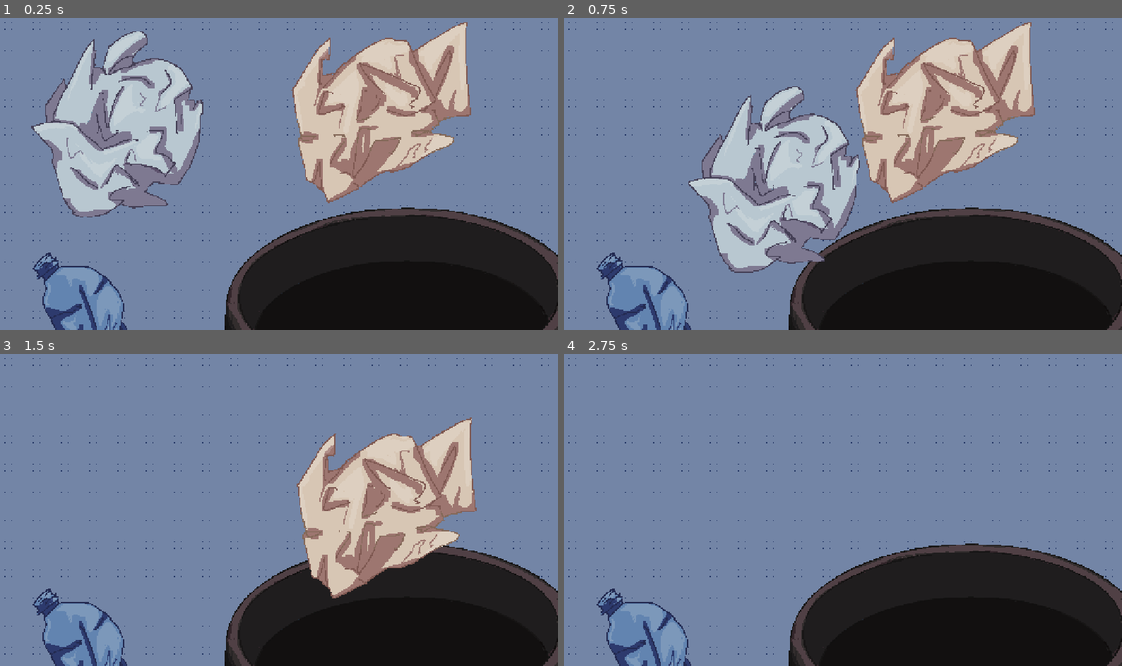
Above: before the commit, frames 1-4 (two rows, left to right).
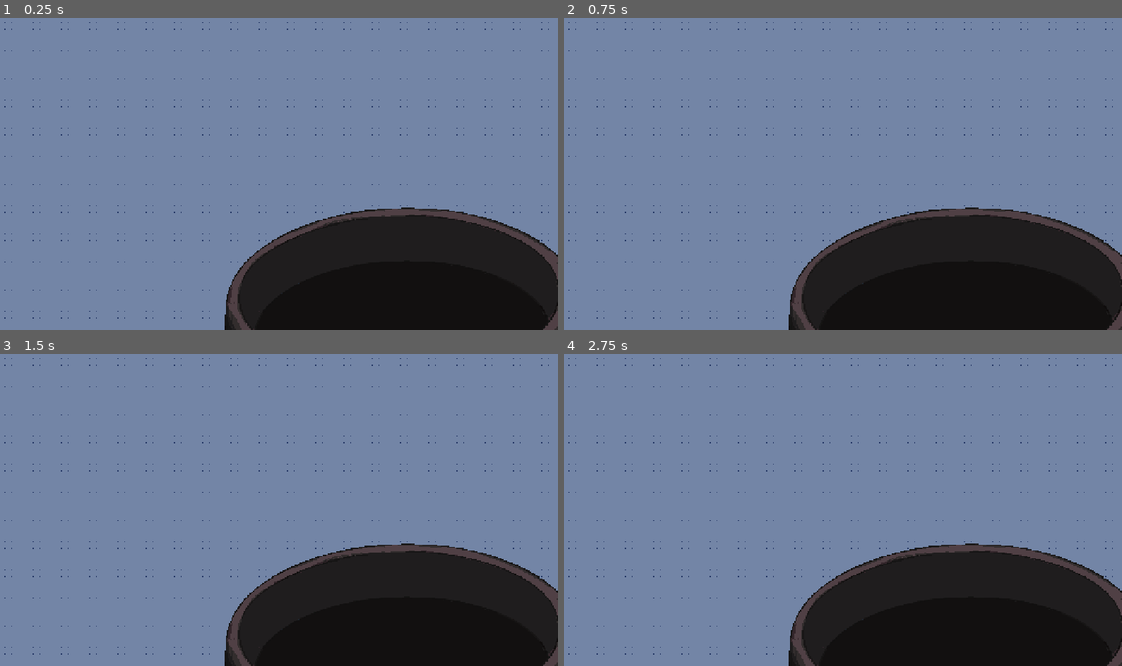
Above: after the commit, the same moments.

Repository: Kevinmru737/TouchingGrass
Game: Godot game, scene res://scenes/trash_minigame.tscn
Same seed, same stepped clock (60 frames per second), same inputs: the game is played once before the commit and once after it. This scene is started directly instead of the project's main scene.
Inputs (mouse positions are in pixels of both pictures, inside the frame that each line leads up to):
- Up to frame 1 (0.25 s): no input
- Up to frame 2 (0.75 s): tap Enter at 0.5 s; drag from (681, 124) to (960, 289) at 0.52 s
- Up to frame 3 (1.5 s): drag from (385, 447) to (396, 625) at 1.27 s
- Up to frame 4 (2.75 s): move the mouse to (893, 438) at 2.02 s; click (893, 438) at 2.1 s

The runs differ from the first frame. In frame 1, 21% of the frame differs, in the area x 5-85%, y 1-100%; in frame 2, 21%; in frame 3, 13%; in frame 4, 0.8%.

Commit message:
Bookshelf Minigame!

Diff:
--- /dev/null
+++ b/scenes/book_minigame.tscn
@@ -0,0 +1,376 @@
+[gd_scene format=3 uid="uid://bvuqs68hkajt0"]
+
+[ext_resource type="Script" uid="uid://d1r6krnwcf3kr" path="res://scripts/book_minigame.gd" id="1_etw1u"]
+[ext_resource type="Texture2D" uid="uid://b70linqjfx8hu" path="res://art/minigames/bookshelf/Bookshelf_Mini_game_2.png" id="1_hnm66"]
+[ext_resource type="Texture2D" uid="uid://cxircuggvrhgi" path="res://art/minigames/bookshelf/Books_Mini_game.png" id="3_8ccec"]
+[ext_resource type="Script" uid="uid://crlkq7t7fhhc" path="res://scripts/book_piece.gd" id="3_etw1u"]
+[ext_resource type="Texture2D" uid="uid://bhumexktpl84l" path="res://art/minigames/bookshelf/Books_Mini_game_3.png" id="4_3yg3x"]
+[ext_resource type="Script" uid="uid://4ecbxxy5j1x7" path="res://scripts/book_slot.gd" id="6_8ccec"]
+
+[sub_resource type="RectangleShape2D" id="RectangleShape2D_8ccec"]
+size = Vector2(38, 335)
+
+[sub_resource type="RectangleShape2D" id="RectangleShape2D_3yg3x"]
+size = Vector2(99, 271)
+
+[sub_resource type="RectangleShape2D" id="RectangleShape2D_yf2wr"]
+size = Vector2(54, 271)
+
+[sub_resource type="RectangleShape2D" id="RectangleShape2D_7ym7y"]
+size = Vector2(111, 473.5)
+
+[sub_resource type="RectangleShape2D" id="RectangleShape2D_stcna"]
+size = Vector2(603, 96)
+
+[sub_resource type="RectangleShape2D" id="RectangleShape2D_dukt2"]
+size = Vector2(62, 178)
+
+[sub_resource type="RectangleShape2D" id="RectangleShape2D_1okbr"]
+size = Vector2(61, 178)
+
+[sub_resource type="RectangleShape2D" id="RectangleShape2D_ov262"]
+size = Vector2(473, 176)
+
+[sub_resource type="RectangleShape2D" id="RectangleShape2D_bu2l8"]
+size = Vector2(767, 60)
+
+[sub_resource type="RectangleShape2D" id="RectangleShape2D_ee0ay"]
+size = Vector2(807, 134)
+
+[node name="BookMinigame" type="Node2D" unique_id=1428659787]
+script = ExtResource("1_etw1u")
+
+[node name="CanvasLayer" type="CanvasLayer" parent="." unique_id=1431295082]
+
+[node name="Control" type="Control" parent="CanvasLayer" unique_id=1881099003]
+layout_mode = 3
+anchors_preset = 0
+offset_right = 40.0
+offset_bottom = 40.0
+
+[node name="Panel" type="Panel" parent="CanvasLayer/Control" unique_id=2024093629]
+layout_mode = 1
+anchors_preset = 8
+anchor_left = 0.5
+anchor_top = 0.5
+anchor_right = 0.5
+anchor_bottom = 0.5
+offset_left = 600.0
+offset_top = 320.0
+offset_right = 640.0
+offset_bottom = 360.0
+grow_horizontal = 2
+grow_vertical = 2
+metadata/_edit_use_anchors_ = true
+
+[node name="Bookshelf" type="Area2D" parent="CanvasLayer/Control/Panel" unique_id=1089704583]
+position = Vector2(-2.0067139, 12.351227)
+scale = Vector2(0.66890424, 0.66890424)
+
+[node name="Sprite2D" type="Sprite2D" parent="CanvasLayer/Control/Panel/Bookshelf" unique_id=135437142]
+position = Vector2(328.99994, 10.487122)
+scale = Vector2(0.9710531, 0.997246)
+texture = ExtResource("1_hnm66")
+region_enabled = true
+region_rect = Rect2(648, 0, 1153, 1080)
+
+[node name="Book1" type="Area2D" parent="CanvasLayer/Control/Panel" unique_id=749841833]
+position = Vector2(-558.00006, -177.99998)
+scale = Vector2(0.66890424, 0.66890424)
+script = ExtResource("3_etw1u")
+correct_slot = NodePath("../Slot1")
+
+[node name="isometric" type="Sprite2D" parent="CanvasLayer/Control/Panel/Book1" unique_id=2034910535]
+position = Vector2(9.0539455e-05, -2.2053719e-05)
+scale = Vector2(1.0810511, 0.96738815)
+texture = ExtResource("3_8ccec")
+region_enabled = true
+region_rect = Rect2(61, 28, 29, 341)
+
+[node name="CollisionShape2D" type="CollisionShape2D" parent="CanvasLayer/Control/Panel/Book1" unique_id=707940995]
+position = Vector2(9.280443e-05, 1.5676022e-05)
+shape = SubResource("RectangleShape2D_8ccec")
+
+[node name="Book2" type="Area2D" parent="CanvasLayer/Control/Panel" unique_id=247438064]
+position = Vector2(-460.00003, -96.00002)
+scale = Vector2(0.66890424, 0.66890424)
+script = ExtResource("3_etw1u")
+correct_slot = NodePath("../Slot2")
+
+[node name="this_is_fine" type="Sprite2D" parent="CanvasLayer/Control/Panel/Book2" unique_id=809730409]
+position = Vector2(4.172325e-05, -4.887581e-06)
+scale = Vector2(1.0119196, 0.93728215)
+texture = ExtResource("3_8ccec")
+region_enabled = true
+region_rect = Rect2(139, 29, 94, 287)
+
+[node name="CollisionShape2D" type="CollisionShape2D" parent="CanvasLayer/Control/Panel/Book2" unique_id=576666935]
+position = Vector2(4.1604042e-05, -1.2397766e-05)
+shape = SubResource("RectangleShape2D_3yg3x")
+
+[node name="Book3" type="Area2D" parent="CanvasLayer/Control/Panel" unique_id=1239162426]
+position = Vector2(-366.00003, 101.99999)
+scale = Vector2(0.66890424, 0.66890424)
+script = ExtResource("3_etw1u")
+correct_slot = NodePath("../Slot3")
+
+[node name="book_title" type="Sprite2D" parent="CanvasLayer/Control/Panel/Book3" unique_id=506016483]
+position = Vector2(3.415346e-05, 7.867813e-06)
+scale = Vector2(0.953475, 0.9605732)
+texture = ExtResource("3_8ccec")
+region_enabled = true
+region_rect = Rect2(277, 36, 55, 279)
+
+[node name="CollisionShape2D" type="CollisionShape2D" parent="CanvasLayer/Control/Panel/Book3" unique_id=1756977842]
+position = Vector2(3.3974648e-05, 7.1525574e-06)
+shape = SubResource("RectangleShape2D_yf2wr")
+
+[node name="Book4" type="Area2D" parent="CanvasLayer/Control/Panel" unique_id=1615801887]
+position = Vector2(-266.00003, -92)
+scale = Vector2(0.66890424, 0.66890424)
+script = ExtResource("3_etw1u")
+correct_slot = NodePath("../Slot4")
+
+[node name="how_to_get_a_job" type="Sprite2D" parent="CanvasLayer/Control/Panel/Book4" unique_id=1755019333]
+position = Vector2(4.4584274e-05, 7.390976e-06)
+scale = Vector2(0.82468706, 0.94646287)
+texture = ExtResource("3_8ccec")
+region_enabled = true
+region_rect = Rect2(481, 8, 130, 496)
+
+[node name="CollisionShape2D" type="CollisionShape2D" parent="CanvasLayer/Control/Panel/Book4" unique_id=1173155906]
+position = Vector2(2.9563904e-05, -1.335144e-05)
+shape = SubResource("RectangleShape2D_7ym7y")
+
+[node name="Book5" type="Area2D" parent="CanvasLayer/Control/Panel" unique_id=911798259]
+position = Vector2(226.99991, -283)
+scale = Vector2(0.66890424, 0.66890424)
+script = ExtResource("3_etw1u")
+correct_slot = NodePath("../Slot5")
+
+[node name="illusion" type="Sprite2D" parent="CanvasLayer/Control/Panel/Book5" unique_id=56380506]
+position = Vector2(4.529953e-05, 2.2768974e-05)
+scale = Vector2(0.98854333, 0.8872965)
+texture = ExtResource("3_8ccec")
+region_enabled = true
+region_rect = Rect2(21, 522, 611, 100)
+
+[node name="CollisionShape2D" type="CollisionShape2D" parent="CanvasLayer/Control/Panel/Book5" unique_id=1964404277]
+position = Vector2(3.886223e-05, 2.5987625e-05)
+shape = SubResource("RectangleShape2D_stcna")
+
+[node name="Book6" type="Area2D" parent="CanvasLayer/Control/Panel" unique_id=943511465]
+position = Vector2(481.9999, -255.99997)
+scale = Vector2(0.66890424, 0.66890424)
+script = ExtResource("3_etw1u")
+correct_slot = NodePath("../Slot6")
+
+[node name="vol_1" type="Sprite2D" parent="CanvasLayer/Control/Panel/Book6" unique_id=1209089986]
+position = Vector2(4.3153763e-05, -4.172325e-07)
+scale = Vector2(0.9604762, 1.0531852)
+texture = ExtResource("3_8ccec")
+region_enabled = true
+region_rect = Rect2(39, 668, 63, 169)
+
+[node name="CollisionShape2D" type="CollisionShape2D" parent="CanvasLayer/Control/Panel/Book6" unique_id=1144067600]
+position = Vector2(5.1021576e-05, -4.172325e-07)
+shape = SubResource("RectangleShape2D_dukt2")
+
+[node name="Book7" type="Area2D" parent="CanvasLayer/Control/Panel" unique_id=642417952]
+position = Vector2(-542.00006, 137)
+scale = Vector2(0.66890424, 0.66890424)
+script = ExtResource("3_etw1u")
+correct_slot = NodePath("../Slot7")
+
+[node name="vol_2" type="Sprite2D" parent="CanvasLayer/Control/Panel/Book7" unique_id=1509785659]
+position = Vector2(8.34465e-07, 4.208088e-05)
+scale = Vector2(0.9559057, 1.047059)
+texture = ExtResource("3_8ccec")
+region_enabled = true
+region_rect = Rect2(100, 667, 63, 170)
+
+[node name="CollisionShape2D" type="CollisionShape2D" parent="CanvasLayer/Control/Panel/Book7" unique_id=1135452957]
+position = Vector2(1.847744e-06, 4.1604042e-05)
+shape = SubResource("RectangleShape2D_1okbr")
+
+[node name="Book8" type="Area2D" parent="CanvasLayer/Control/Panel" unique_id=12852603]
+position = Vector2(-346.00003, 300)
+scale = Vector2(0.66890424, 0.66890424)
+script = ExtResource("3_etw1u")
+correct_slot = NodePath("../Slot8")
+
+[node name="how_to_beat_a_game" type="Sprite2D" parent="CanvasLayer/Control/Panel/Book8" unique_id=51186788]
+position = Vector2(3.6597252e-05, -2.2411346e-05)
+scale = Vector2(1.0136708, 1.0545455)
+texture = ExtResource("3_8ccec")
+region_enabled = true
+region_rect = Rect2(54, 881, 463, 165)
+
+[node name="CollisionShape2D" type="CollisionShape2D" parent="CanvasLayer/Control/Panel/Book8" unique_id=328452987]
+position = Vector2(5.567074e-05, 3.7670135e-05)
+shape = SubResource("RectangleShape2D_ov262")
+
+[node name="Book9" type="Area2D" parent="CanvasLayer/Control/Panel" unique_id=365212001]
+position = Vector2(171.00003, -215.00002)
+scale = Vector2(0.66890424, 0.66890424)
+script = ExtResource("3_etw1u")
+correct_slot = NodePath("../Slot9")
+
+[node name="have_you_had" type="Sprite2D" parent="CanvasLayer/Control/Panel/Book9" unique_id=1304813747]
+position = Vector2(2.4080276e-05, 4.553795e-05)
+scale = Vector2(0.9908617, 0.94736814)
+texture = ExtResource("3_8ccec")
+region_enabled = true
+region_rect = Rect2(761, 905, 766, 57)
+
+[node name="CollisionShape2D" type="CollisionShape2D" parent="CanvasLayer/Control/Panel/Book9" unique_id=298017129]
+position = Vector2(4.6491623e-05, 4.5120716e-05)
+shape = SubResource("RectangleShape2D_bu2l8")
+
+[node name="Book10" type="Area2D" parent="CanvasLayer/Control/Panel" unique_id=1053583476]
+position = Vector2(220.00003, 314)
+scale = Vector2(0.66890424, 0.66890424)
+script = ExtResource("3_etw1u")
+correct_slot = NodePath("../Slot10")
+
+[node name="reading_for_dummies" type="Sprite2D" parent="CanvasLayer/Control/Panel/Book10" unique_id=39392653]
+position = Vector2(6.771088e-05, 3.528595e-05)
+scale = Vector2(0.9791667, 0.94814795)
+texture = ExtResource("4_3yg3x")
+region_enabled = true
+region_rect = Rect2(749, 97, 816, 135)
+
+[node name="CollisionShape2D" type="CollisionShape2D" parent="CanvasLayer/Control/Panel/Book10" unique_id=664696843]
+position = Vector2(5.1021576e-05, -2.6464462e-05)
+shape = SubResource("RectangleShape2D_ee0ay")
+
+[node name="Slot1" type="Area2D" parent="CanvasLayer/Control/Panel" unique_id=699524522]
+position = Vector2(439, -4)
+script = ExtResource("6_8ccec")
+slot_id = 1
+
+[node name="Slot1" type="CollisionShape2D" parent="CanvasLayer/Control/Panel/Slot1" unique_id=306876253]
+position = Vector2(3.0577183e-05, 0)
+scale = Vector2(0.66890424, 0.66890424)
+shape = SubResource("RectangleShape2D_8ccec")
+debug_color = Color(0.89411765, 0.24705882, 0.5254902, 0.41960785)
+
+[node name="Slot2" type="Area2D" parent="CanvasLayer/Control/Panel" unique_id=1292178403]
+position = Vector2(390, -26)
+script = ExtResource("6_8ccec")
+slot_id = 2
+
+[node name="Slot2" type="CollisionShape2D" parent="CanvasLayer/Control/Panel/Slot2" unique_id=1187662713]
+position = Vector2(9.1552734e-05, -1.9073486e-06)
+scale = Vector2(0.66890424, 0.66890424)
+shape = SubResource("RectangleShape2D_3yg3x")
+debug_color = Color(0.89411765, 0.24705882, 0.5254902, 0.41960785)
+
+[node name="Slot3" type="Area2D" parent="CanvasLayer/Control/Panel" unique_id=613661917]
+position = Vector2(337, -27)
+script = ExtResource("6_8ccec")
+slot_id = 3
+
+[node name="Slot3" type="CollisionShape2D" parent="CanvasLayer/Control/Panel/Slot3" unique_id=1662038311]
+position = Vector2(-0.99990845, 0.9999981)
+scale = Vector2(0.66890424, 0.66890424)
+shape = SubResource("RectangleShape2D_yf2wr")
+debug_color = Color(0.89411765, 0.24705882, 0.5254902, 0.41960785)
+
+[node name="Slot4" type="Area2D" parent="CanvasLayer/Control/Panel" unique_id=862168566]
+position = Vector2(492, 42)
+script = ExtResource("6_8ccec")
+slot_id = 4
+
+[node name="Slot4" type="CollisionShape2D" parent="CanvasLayer/Control/Panel/Slot4" unique_id=379811032]
+position = Vector2(-0.9999695, 3.8146973e-06)
+scale = Vector2(0.66890424, 0.66890424)
+shape = SubResource("RectangleShape2D_7ym7y")
+debug_color = Color(0.89411765, 0.24705882, 0.5254902, 0.41960785)
+
+[node name="Slot5" type="Area2D" parent="CanvasLayer/Control/Panel" unique_id=508709659]
+position = Vector2(113, 33)
+script = ExtResource("6_8ccec")
+slot_id = 5
+
+[node name="Slot5" type="CollisionShape2D" parent="CanvasLayer/Control/Panel/Slot5" unique_id=2014583503]
+position = Vector2(7.6293945e-06, 3.8146973e-06)
+scale = Vector2(0.66890424, 0.66890424)
+shape = SubResource("RectangleShape2D_stcna")
+debug_color = Color(0.89411765, 0.24705882, 0.5254902, 0.41960785)
+
+[node name="Slot6" type="Area2D" parent="CanvasLayer/Control/Panel" unique_id=297655968]
+position = Vector2(250, -64)
+script = ExtResource("6_8ccec")
+slot_id = 6
+
+[node name="Slot6" type="CollisionShape2D" parent="CanvasLayer/Control/Panel/Slot6" unique_id=605761366]
+position = Vector2(-0.99998474, 0.9999962)
+scale = Vector2(0.66890424, 0.66890424)
+shape = SubResource("RectangleShape2D_dukt2")
+debug_color = Color(0.89411765, 0.24705882, 0.5254902, 0.41960785)
+
+[node name="Slot7" type="Area2D" parent="CanvasLayer/Control/Panel" unique_id=2094877926]
+position = Vector2(293, -63)
+script = ExtResource("6_8ccec")
+slot_id = 7
+
+[node name="Slot7" type="CollisionShape2D" parent="CanvasLayer/Control/Panel/Slot7" unique_id=1686616968]
+position = Vector2(3.0517578e-05, -3.8146973e-06)
+scale = Vector2(0.66890424, 0.66890424)
+shape = SubResource("RectangleShape2D_1okbr")
+debug_color = Color(0.89411765, 0.24705882, 0.5254902, 0.41960785)
+
+[node name="Slot8" type="Area2D" parent="CanvasLayer/Control/Panel" unique_id=908230084]
+position = Vector2(69, -62)
+script = ExtResource("6_8ccec")
+slot_id = 8
+
+[node name="Slot8" type="CollisionShape2D" parent="CanvasLayer/Control/Panel/Slot8" unique_id=463399830]
+position = Vector2(-0.9999924, -3.8146973e-06)
+scale = Vector2(0.66890424, 0.66890424)
+shape = SubResource("RectangleShape2D_ov262")
+debug_color = Color(0.89411765, 0.24705882, 0.5254902, 0.41960785)
+
+[node name="Slot9" type="Area2D" parent="CanvasLayer/Control/Panel" unique_id=1294438673]
+position = Vector2(167, 87)
+script = ExtResource("6_8ccec")
+slot_id = 9
+
+[node name="Slot9" type="CollisionShape2D" parent="CanvasLayer/Control/Panel/Slot9" unique_id=317356069]
+position = Vector2(1.5258789e-05, 1.0000076)
+scale = Vector2(0.66890424, 0.66890424)
+shape = SubResource("RectangleShape2D_bu2l8")
+debug_color = Color(0.89411765, 0.24705882, 0.5254902, 0.41960785)
+
+[node name="Slot10" type="Area2D" parent="CanvasLayer/Control/Panel" unique_id=1165743048]
+position = Vector2(182, 157)
+script = ExtResource("6_8ccec")
+slot_id = 10
+
+[node name="Slot10" type="CollisionShape2D" parent="CanvasLayer/Control/Panel/Slot10" unique_id=159611964]
+position = Vector2(-0.99998474, -0.99998474)
+scale = Vector2(0.66890424, 0.66890424)
+shape = SubResource("RectangleShape2D_ee0ay")
+debug_color = Color(0.8935266, 0.24766585, 0.5258745, 0.41960785)
+
+[connection signal="mouse_entered" from="CanvasLayer/Control/Panel/Book1" to="CanvasLayer/Control/Panel/Book1" method="_on_mouse_entered"]
+[connection signal="mouse_exited" from="CanvasLayer/Control/Panel/Book1" to="CanvasLayer/Control/Panel/Book1" method="_on_mouse_exited"]
+[connection signal="mouse_entered" from="CanvasLayer/Control/Panel/Book2" to="CanvasLayer/Control/Panel/Book1" method="_on_trash_2_mouse_entered"]
+[connection signal="mouse_exited" from="CanvasLayer/Control/Panel/Book2" to="CanvasLayer/Control/Panel/Book1" method="_on_trash_2_mouse_exited"]
+[connection signal="mouse_entered" from="CanvasLayer/Control/Panel/Book3" to="CanvasLayer/Control/Panel/Book1" method="_on_trash_3_mouse_entered"]
+[connection signal="mouse_exited" from="CanvasLayer/Control/Panel/Book3" to="CanvasLayer/Control/Panel/Book1" method="_on_trash_3_mouse_exited"]
+[connection signal="mouse_entered" from="CanvasLayer/Control/Panel/Book4" to="." method="_on_book_4_mouse_entered"]
+[connection signal="mouse_exited" from="CanvasLayer/Control/Panel/Book4" to="." method="_on_book_4_mouse_exited"]
+[connection signal="mouse_entered" from="CanvasLayer/Control/Panel/Book5" to="." method="_on_book_5_mouse_entered"]
+[connection signal="mouse_exited" from="CanvasLayer/Control/Panel/Book5" to="." method="_on_book_5_mouse_exited"]
+[connection signal="mouse_entered" from="CanvasLayer/Control/Panel/Book6" to="." method="_on_book_6_mouse_entered"]
+[connection signal="mouse_exited" from="CanvasLayer/Control/Panel/Book6" to="." method="_on_book_6_mouse_exited"]
+[connection signal="mouse_entered" from="CanvasLayer/Control/Panel/Book7" to="." method="_on_book_7_mouse_entered"]
+[connection signal="mouse_exited" from="CanvasLayer/Control/Panel/Book7" to="." method="_on_book_7_mouse_exited"]
+[connection signal="mouse_entered" from="CanvasLayer/Control/Panel/Book8" to="." method="_on_book_8_mouse_entered"]
+[connection signal="mouse_exited" from="CanvasLayer/Control/Panel/Book8" to="." method="_on_book_8_mouse_exited"]
+[connection signal="mouse_entered" from="CanvasLayer/Control/Panel/Book9" to="." method="_on_book_9_mouse_entered"]
+[connection signal="mouse_exited" from="CanvasLayer/Control/Panel/Book9" to="." method="_on_book_9_mouse_exited"]
+[connection signal="mouse_entered" from="CanvasLayer/Control/Panel/Book10" to="." method="_on_book_10_mouse_entered"]
+[connection signal="mouse_exited" from="CanvasLayer/Control/Panel/Book10" to="." method="_on_book_10_mouse_exited"]
--- a/scenes/trash_minigame.tscn
+++ b/scenes/trash_minigame.tscn
@@ -2,7 +2,6 @@
 
 [ext_resource type="Script" uid="uid://ddw2f1ib0qhjl" path="res://scripts/trash_minigame.gd" id="1_8lnlx"]
 [ext_resource type="Texture2D" uid="uid://hy5haoqh3dmo" path="res://art/minigames/trashcan/Trash_Can_For_Mini_game.png" id="2_3pxg8"]
-[ext_resource type="Texture2D" uid="uid://dy47dn0nnl2sy" path="res://art/placeholders/trashcan.png" id="2_c8yw1"]
 [ext_resource type="Script" uid="uid://c0aa25hhosufk" path="res://scripts/trash_piece.gd" id="2_nn6ak"]
 [ext_resource type="Texture2D" uid="uid://dfiu0iwiu51p0" path="res://art/minigames/trashcan/Trash_For_Mini_game.png" id="5_53w2d"]
 
@@ -30,37 +29,33 @@
 [node name="CanvasLayer" type="CanvasLayer" parent="." unique_id=815883261]
 follow_viewport_enabled = true
 
-[node name="ColorRect" type="ColorRect" parent="CanvasLayer" unique_id=788219557]
-visible = false
-anchors_preset = 15
-anchor_right = 1.0
-anchor_bottom = 1.0
-grow_horizontal = 2
-grow_vertical = 2
-color = Color(0, 0, 0, 0.6784314)
+[node name="Control" type="Control" parent="CanvasLayer" unique_id=341392473]
+layout_mode = 3
+anchors_preset = 0
+offset_right = 40.0
+offset_bottom = 40.0
 
-[node name="Panel" type="Panel" parent="CanvasLayer" unique_id=28347524]
-anchors_preset = 15
-anchor_right = 1.0
-anchor_bottom = 1.0
+[node name="Panel" type="Panel" parent="CanvasLayer/Control" unique_id=28347524]
+layout_mode = 1
+anchors_preset = 8
+anchor_left = 0.5
+anchor_top = 0.5
+anchor_right = 0.5
+anchor_bottom = 0.5
+offset_left = 600.0
+offset_top = 320.0
 offset_right = 640.0
 offset_bottom = 360.0
 grow_horizontal = 2
 grow_vertical = 2
 mouse_filter = 2
 
-[node name="TrashCanBG" type="Sprite2D" parent="CanvasLayer/Panel" unique_id=76773063]
-position = Vector2(960, 540)
+[node name="Trashcan" type="Area2D" parent="CanvasLayer/Control/Panel" unique_id=1845695370]
+position = Vector2(317, 319)
+
+[node name="TrashCanBG" type="Sprite2D" parent="CanvasLayer/Control/Panel/Trashcan" unique_id=76773063]
+position = Vector2(23, -119)
 texture = ExtResource("2_3pxg8")
-
-[node name="Trashcan" type="Area2D" parent="CanvasLayer/Panel" unique_id=1845695370]
-position = Vector2(927, 645)
-
-[node name="Sprite2D" type="Sprite2D" parent="CanvasLayer/Panel/Trashcan" unique_id=74235425]
-visible = false
-position = Vector2(-3.8146973e-06, 3)
-scale = Vector2(2.28125, 2.3427835)
-texture = ExtResource("2_c8yw1")
 
 [node name="CollisionShape2D" type="CollisionShape2D" parent="CanvasLayer/Panel/Trashcan" unique_id=8429911]
 position = Vector2(-12, -14)
--- /dev/null
+++ b/scripts/book_minigame.gd
@@ -0,0 +1,66 @@
+extends Node2D
+
+var book_count = 10
+signal books_sorted
+
+func on_book_placed():
+	book_count -= 1
+	if book_count == 0:
+		books_sorted.emit()
+		self.queue_free()
+
+
+func _on_book_4_mouse_entered() -> void:
+	pass # Replace with function body.
+
+
+func _on_book_4_mouse_exited() -> void:
+	pass # Replace with function body.
+
+
+func _on_book_5_mouse_entered() -> void:
+	pass # Replace with function body.
+
+
+func _on_book_5_mouse_exited() -> void:
+	pass # Replace with function body.
+
+
+func _on_book_6_mouse_entered() -> void:
+	pass # Replace with function body.
+
+
+func _on_book_6_mouse_exited() -> void:
+	pass # Replace with function body.
+
+
+func _on_book_7_mouse_entered() -> void:
+	pass # Replace with function body.
+
+
+func _on_book_7_mouse_exited() -> void:
+	pass # Replace with function body.
+
+
+func _on_book_8_mouse_entered() -> void:
+	pass # Replace with function body.
+
+
+func _on_book_8_mouse_exited() -> void:
+	pass # Replace with function body.
+
+
+func _on_book_9_mouse_entered() -> void:
+	pass # Replace with function body.
+
+
+func _on_book_9_mouse_exited() -> void:
+	pass # Replace with function body.
+
+
+func _on_book_10_mouse_entered() -> void:
+	pass # Replace with function body.
+
+
+func _on_book_10_mouse_exited() -> void:
+	pass # Replace with function body.
--- /dev/null
+++ b/scripts/book_piece.gd
@@ -0,0 +1,53 @@
+extends Area2D
+
+var dragging = false
+var drag_offset = Vector2.ZERO
+var draggable = false
+var placed = false
+static var any_dragging = false
+
+@export var correct_slot: NodePath
+@onready var parent = $"../../../.."
+
+func _ready():
+	mouse_entered.connect(_on_mouse_entered)
+	mouse_exited.connect(_on_mouse_exited)
+
+func _process(_delta):
+	if dragging and not placed:
+		global_position = get_global_mouse_position() + drag_offset
+
+func _input(event):
+	if placed:
+		return
+
+	if event is InputEventMouseButton and event.button_index == MOUSE_BUTTON_LEFT:
+		if event.pressed and not any_dragging:
+			var mouse_pos = get_global_mouse_position()
+			if draggable:
+				dragging = true
+				any_dragging = true
+				drag_offset = global_position - mouse_pos
+
+		elif not event.pressed:
+			if dragging:
+				dragging = false
+				any_dragging = false
+				check_slot()
+
+func check_slot():
+	var slot = get_node(correct_slot)
+	if overlaps_area(slot):
+		global_position = slot.global_position
+		placed = true
+		draggable = false
+		input_pickable = false
+		parent.on_book_placed()
+
+func _on_mouse_entered() -> void:
+	if not placed:
+		draggable = true
+
+func _on_mouse_exited() -> void:
+	if not placed:
+		draggable = false
--- /dev/null
+++ b/scripts/book_slot.gd
@@ -0,0 +1,3 @@
+extends Area2D
+
+@export var slot_id = 0
Binary file added: art/minigames/bookshelf/Books_Mini_game_3.png
Not shown, added: art/minigames/bookshelf/Books_Mini_game_3.png.import
Not shown, added: scripts/book_minigame.gd.uid
Not shown, added: scripts/book_piece.gd.uid
Not shown, added: scripts/book_slot.gd.uid
